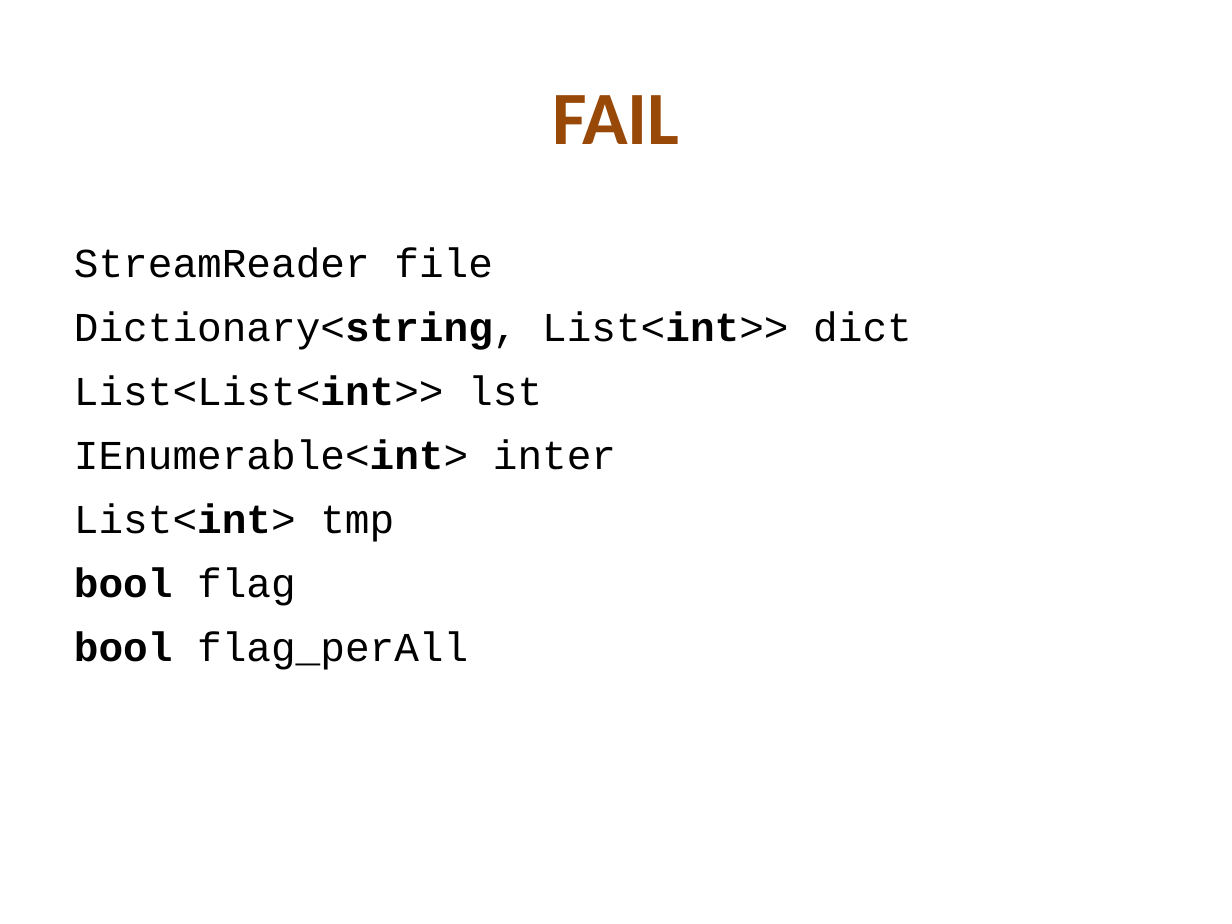
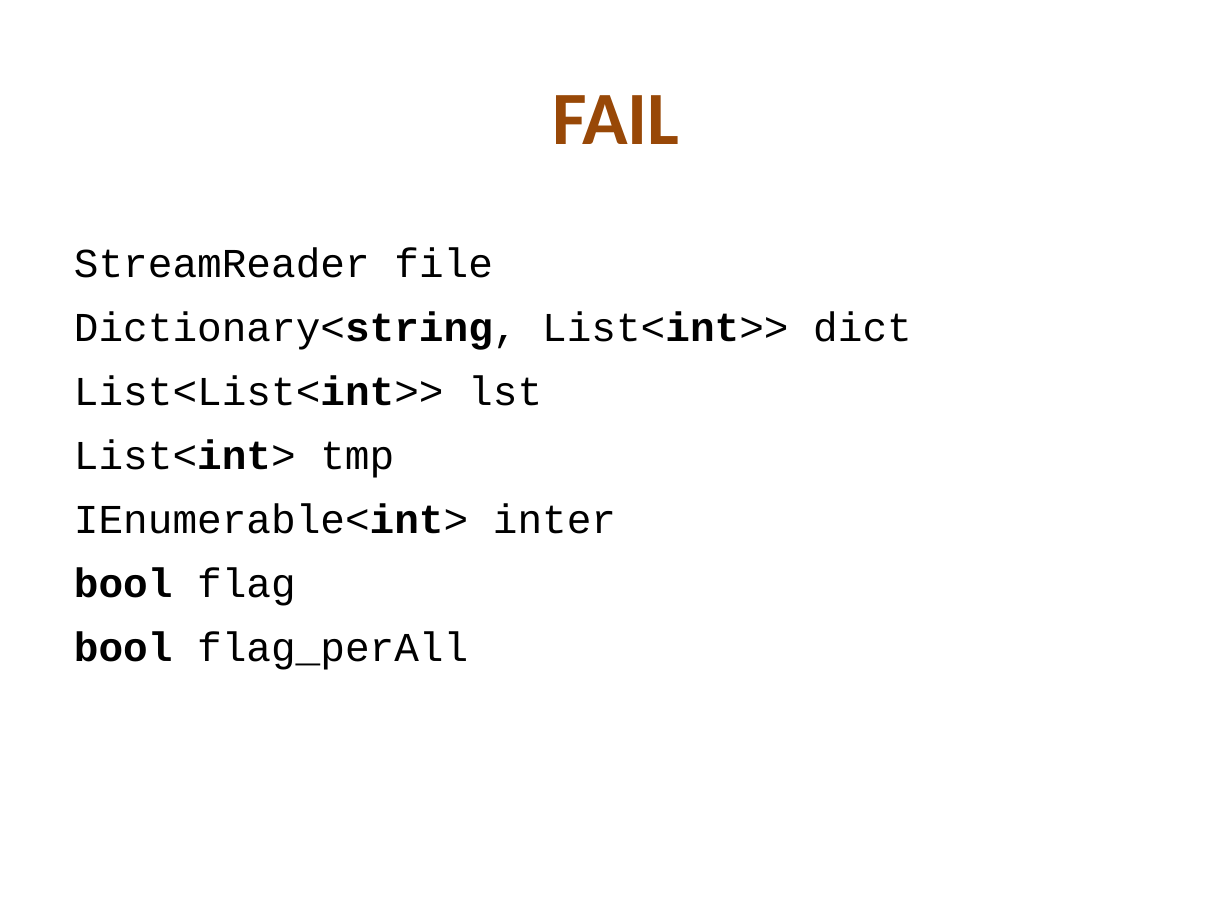
Before and after one commit to kontur-edu/kampus-ekb-2013-11, a slide deck: slide 9 of 02-CleanCode&Testing/CleanCode.pptx. Drawn at 1232x924 pixels with LibreOffice and Linux fonts; fonts in the diff are those of the drawing. Boxes give left, top, right and bottom in pixels: in the first picture for what was removed or moved away, otherwise in the second. Text is boxed around its words. In the diff, an @@ line names an element or a change of style, - is before the commit and + after.

```diff
--- a/02-CleanCode&Testing/CleanCode.pptx
+++ b/02-CleanCode&Testing/CleanCode.pptx
@@ text at bbox=[74, 439, 394, 478]: paragraph added @@
+List<int> tmp
@@ text at bbox=[74, 504, 394, 542]: paragraph removed @@
-List<int> tmp
```
Also in this commit, not shown: 5 other slides changed, 8 slides added, 2 other files.
